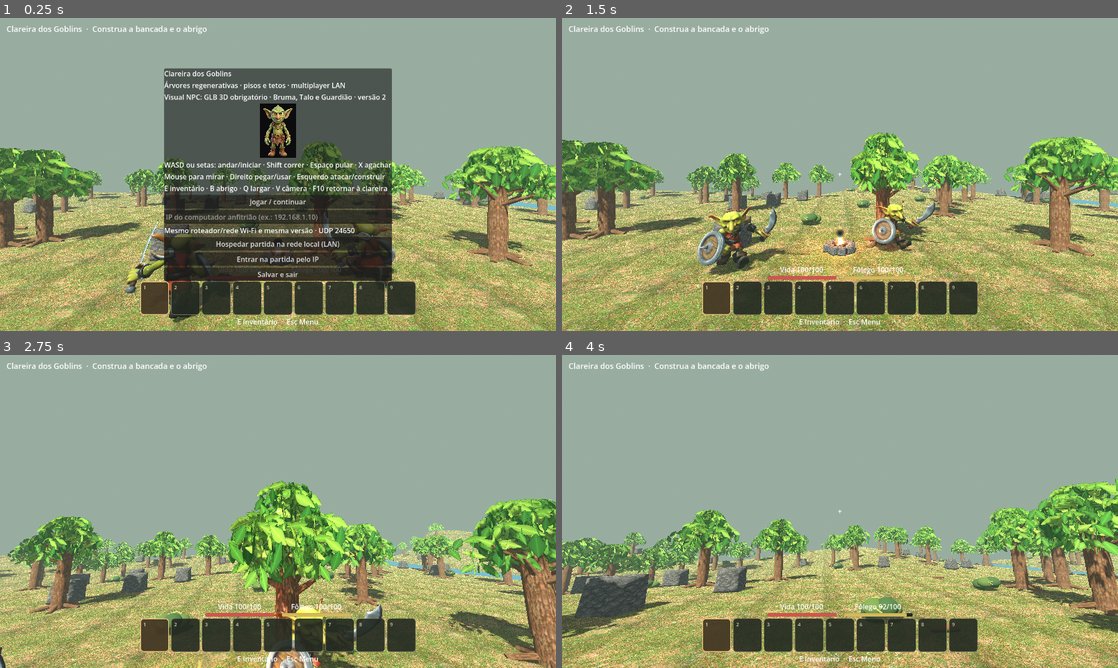
Above: before the commit, frames 1-4 (two rows, left to right).
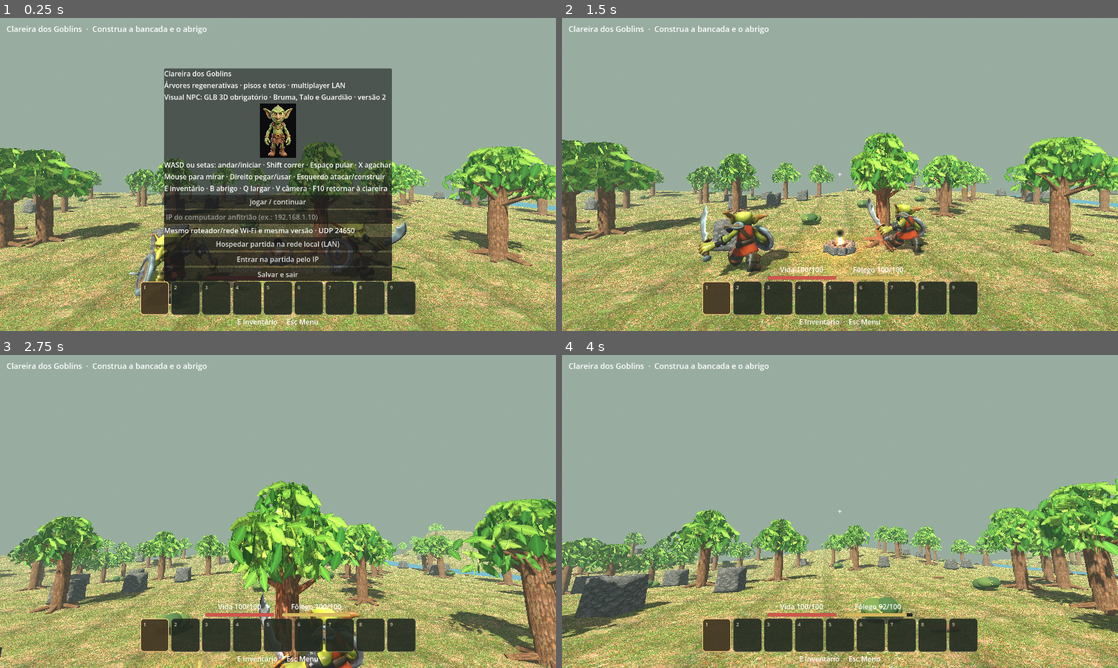
Above: after the commit, the same moments.

Repository: clebertressi88/clareira-dos-goblins
Game: Godot game, scene res://main.tscn
The game is run twice, just before and just after one commit, with the same random seed, the same clock (stepped at 60 frames per second) and the same inputs.
Inputs (mouse positions are in pixels of both pictures, inside the frame that each line leads up to):
- Up to frame 1 (0.25 s): no input
- Up to frame 2 (1.5 s): click (840, 215) at 0.52 s; type "12" at 0.6 s; click "Jogar / continuar" at 1.25 s
- Up to frame 3 (2.75 s): tap Enter at 2, 2.1 s; move the mouse to (305, 511) at 2.02 s; hold W (goblin_frente) from 2.03 s (still down); click (305, 511) at 2.17 s; tap Space at 2.27, 2.57 s
- Up to frame 4 (4 s): keep holding W (goblin_frente); move the mouse to (812, 511) at 2.77 s; tap Keypad Enter at 2.85 s; tap Space at 3.02, 3.32 s; move the mouse to (851, 505) at 3.52 s; hold Shift from 3.53 s (still down)

The runs differ from the first frame. In frame 1, 1.7% of the frame differs, in the area x 22-74%, y 62-98%; in frame 2, 3.3%, in the area x 24-68%, y 57-83%; in frame 3, 1.4%; in frame 4, nothing differs.

Commit message:
fix: alinhar frente do modelo GLB com direcao de caminhada dos goblins

Diff:
--- a/Projeto-Godot/main.gd
+++ b/Projeto-Godot/main.gd
@@ -1252,7 +1252,7 @@
 	var ratio := 1.50/maxf(high.y-low.y,0.01)
 	model.scale = Vector3.ONE*ratio
 	model.position = Vector3(-(low.x+high.x)*0.5,-low.y,-(low.z+high.z)*0.5)*ratio
-	pivot.rotation.y = PI # Frente alinhada ao antigo goblin procedural (+Z).
+	pivot.rotation.y = 0.0 # O GLB ja aponta para +Z: girar PI fazia os NPCs andarem de costas.
 	o.set_meta("modelo_goblin_npc",true)
 
 
@@ -3088,7 +3088,8 @@
 		mob.velocity.x = stride.x
 		mob.velocity.z = stride.z
 		if stride.length_squared()>.01:
-			mob.rotation.y = atan2(-stride.x,-stride.z)
+			# Goblins GLB olham para +Z; animais mantem orientacao original -Z.
+			mob.rotation.y = atan2(stride.x,stride.z) if kind=="guardian" else atan2(-stride.x,-stride.z)
 		if not mob.is_on_floor():
 			mob.velocity.y -= dt*15
 		mob.move_and_slide()
--- a/Projeto-Godot/tests/test_goblin_npc_model.gd
+++ b/Projeto-Godot/tests/test_goblin_npc_model.gd
@@ -50,9 +50,18 @@
 		if not model_visible(game,npc_id):
 			fail("%s nao esta usando a malha GLB na cena." % npc_id)
 			return
+		var npc: Node3D = (game.get("objects") as Dictionary)[npc_id]
+		var pivot := npc.get_node("Visual/ModeloGoblinPivot") as Node3D
+		if absf(pivot.rotation.y) > 0.01:
+			fail("%s continua com o GLB invertido em 180 graus." % npc_id)
+			return
 	var guardian := game.call("creature","guardian","teste-guardiao-glb",Vector3(3.0,0.0,-15.0),game) as CharacterBody3D
 	if guardian == null or not model_visible(game,"teste-guardiao-glb"):
 		fail("Guardiao continua com a aparencia antiga.")
+		return
+	var guardian_pivot := guardian.get_node("Visual/ModeloGoblinPivot") as Node3D
+	if absf(guardian_pivot.rotation.y) > 0.01:
+		fail("Guardiao continua com o GLB invertido em 180 graus.")
 		return
 	var player_model := game.get("player_model") as Node3D
 	if player_model != null and player_model.has_meta("modelo_goblin_npc"):
